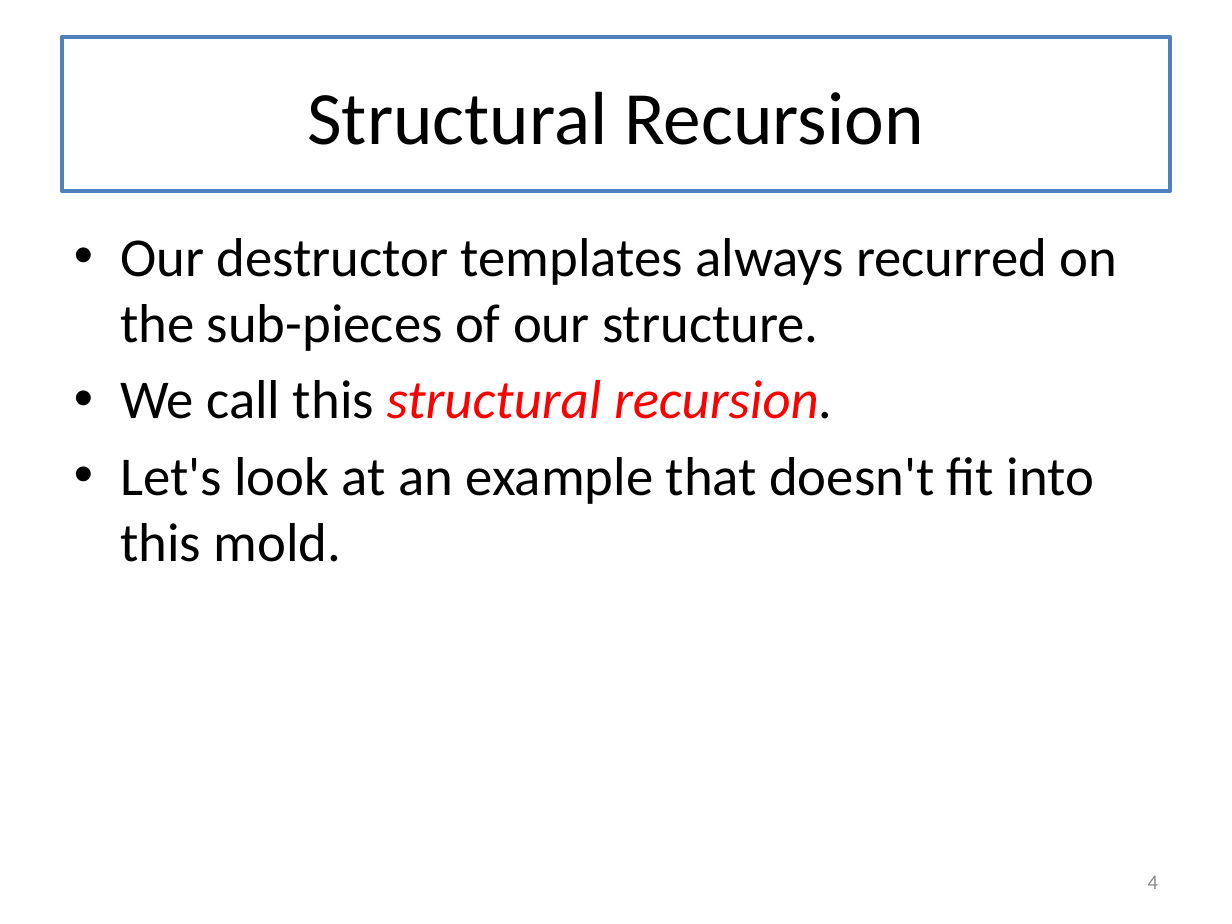
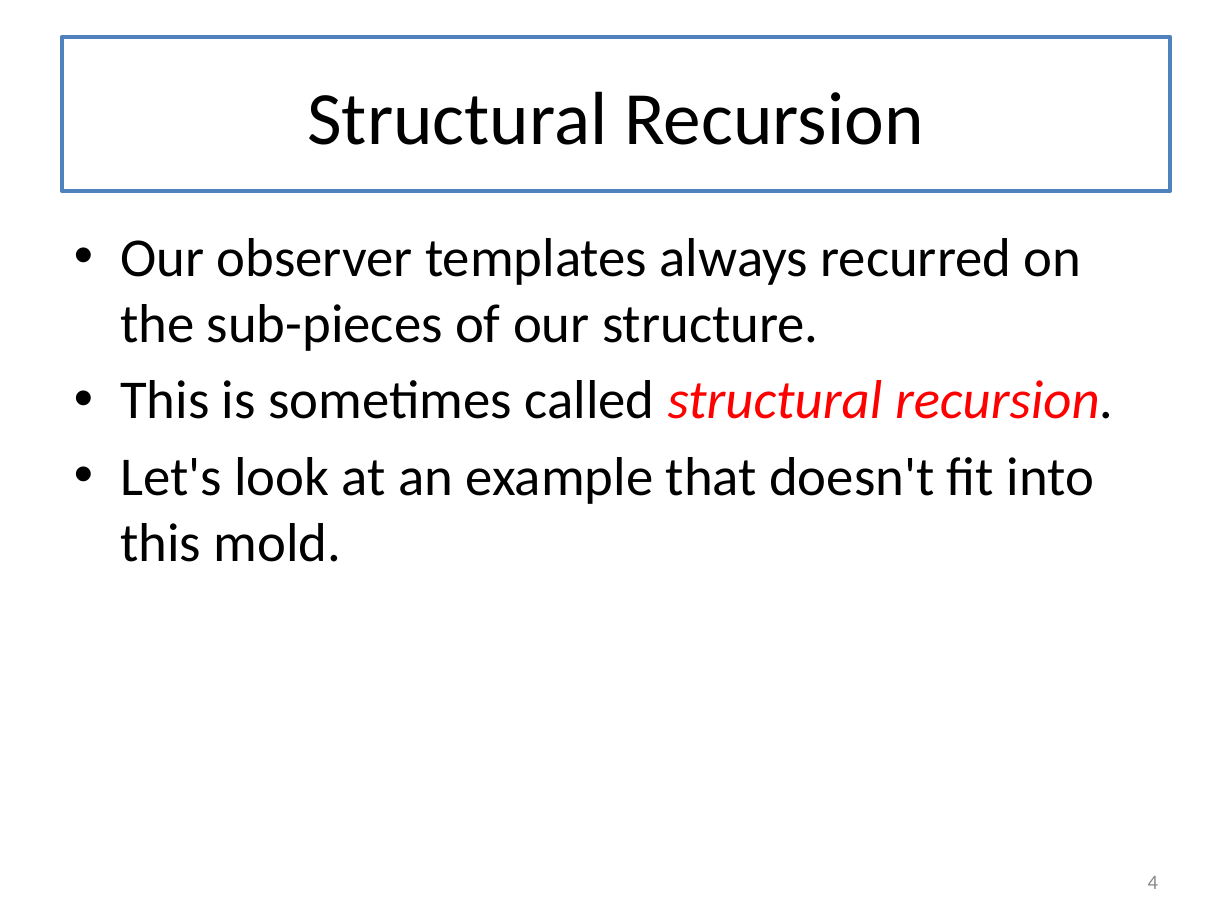
Before and after one commit to mwand/cs5010f16, a slide deck: slide 4 of Slides/Lesson 8.1 Introducing General Recursion.pptx. Drawn at 1232x924 pixels with LibreOffice and Linux fonts; fonts in the diff are those of the drawing. Boxes give left, top, right and bottom in pixels: in the first picture for what was removed or moved away, otherwise in the second. Text is boxed around its words. In the diff, an @@ line names an element or a change of style, - is before the commit and + after.

```diff
--- a/Slides/Lesson 8.1 Introducing General Recursion.pptx
+++ b/Slides/Lesson 8.1 Introducing General Recursion.pptx
@@ text at <box>120,238,1114,419</box>: text changed @@
-• Our destructor templates always recurred on the sub-pieces of our structure.
-• We call this structural recursion.
+• Our observer templates always recurred on the sub-pieces of our structure.
+• This is sometimes called structural recursion.
```
Also in this commit, not shown: 9 other slides changed, 6 other files.
